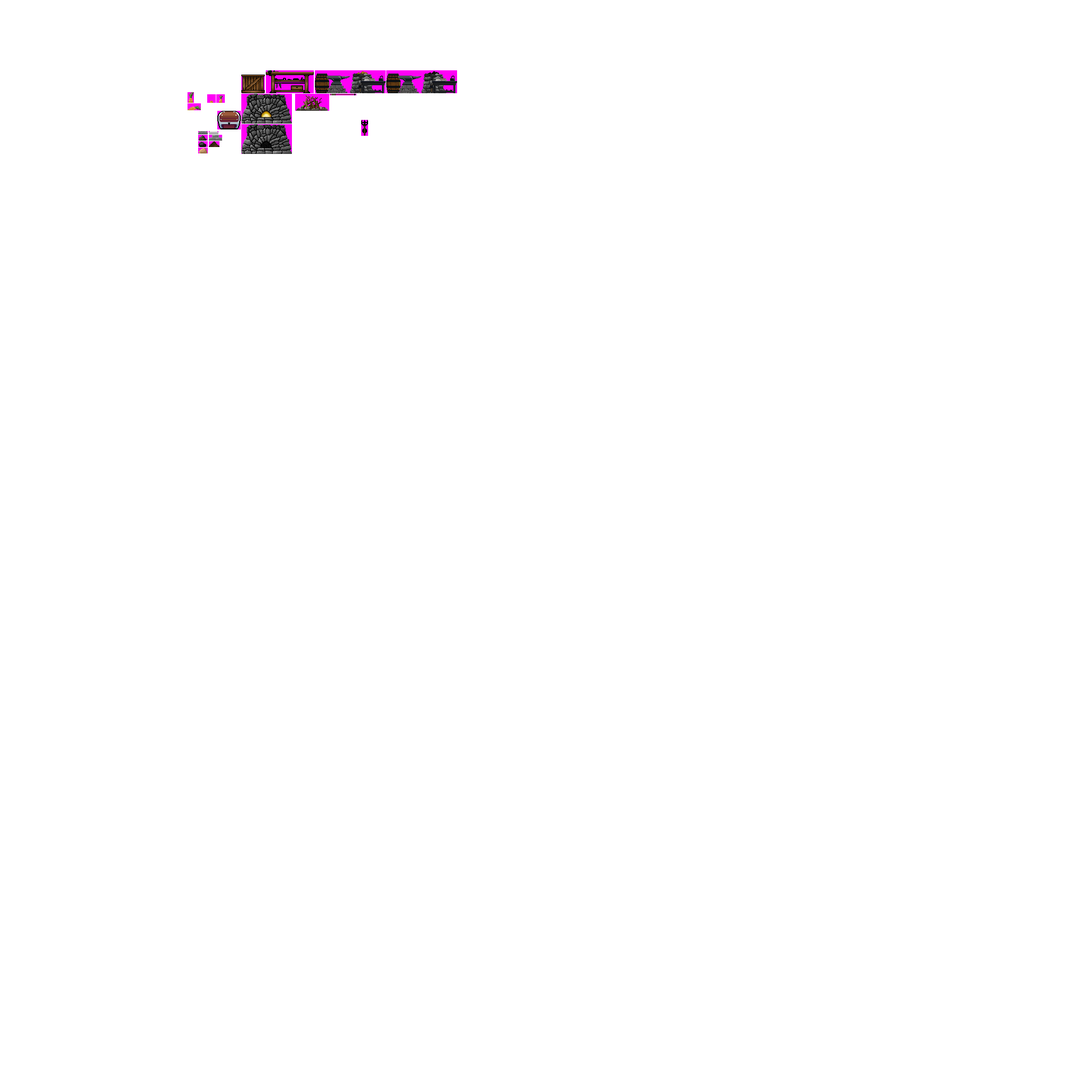
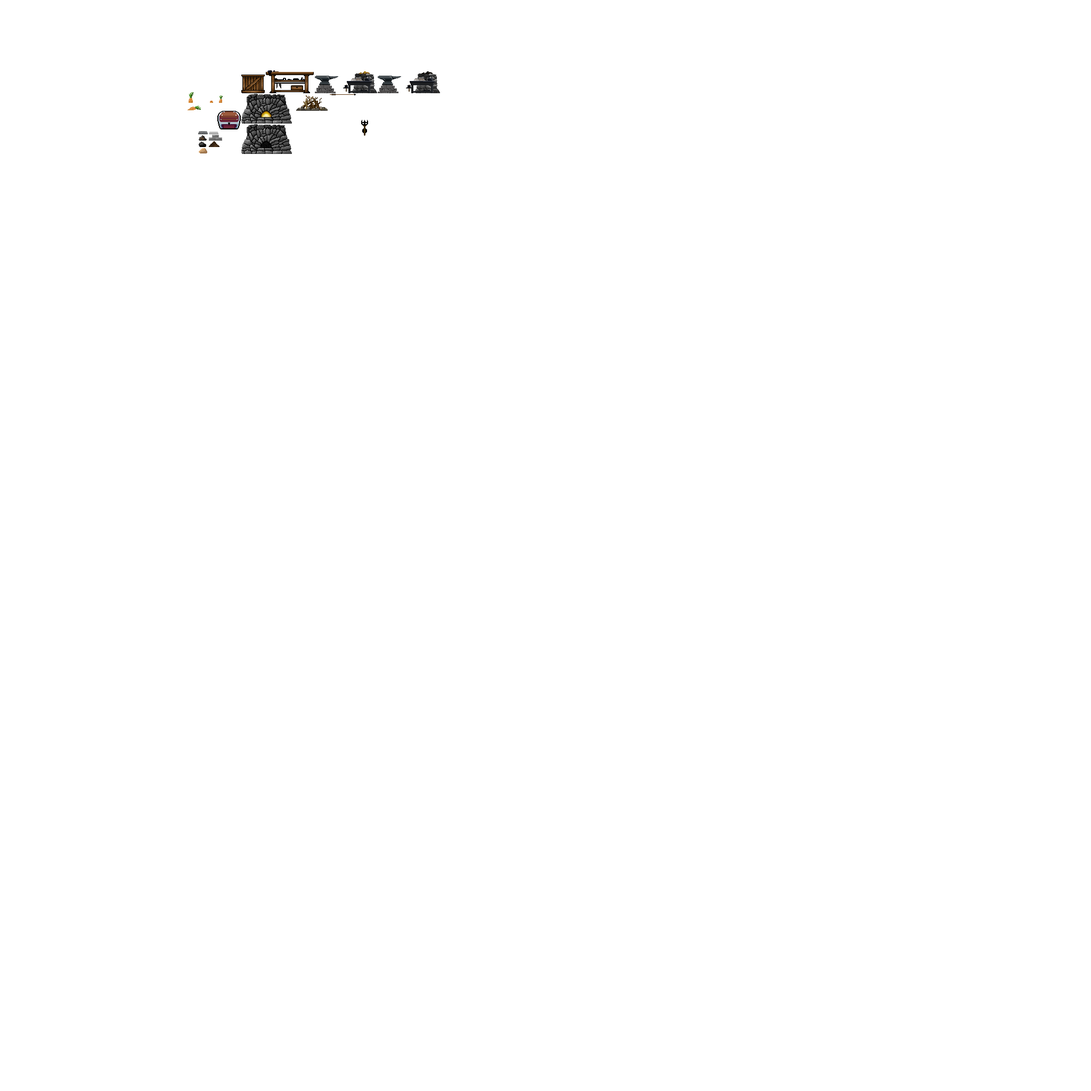
Two versions of the same layered image (1091 x 1091). Layer-by-layer changes:
painted on "Textures" over [314, 71, 458, 94]
hid "Grid", painted on it over [187, 70, 458, 155]
